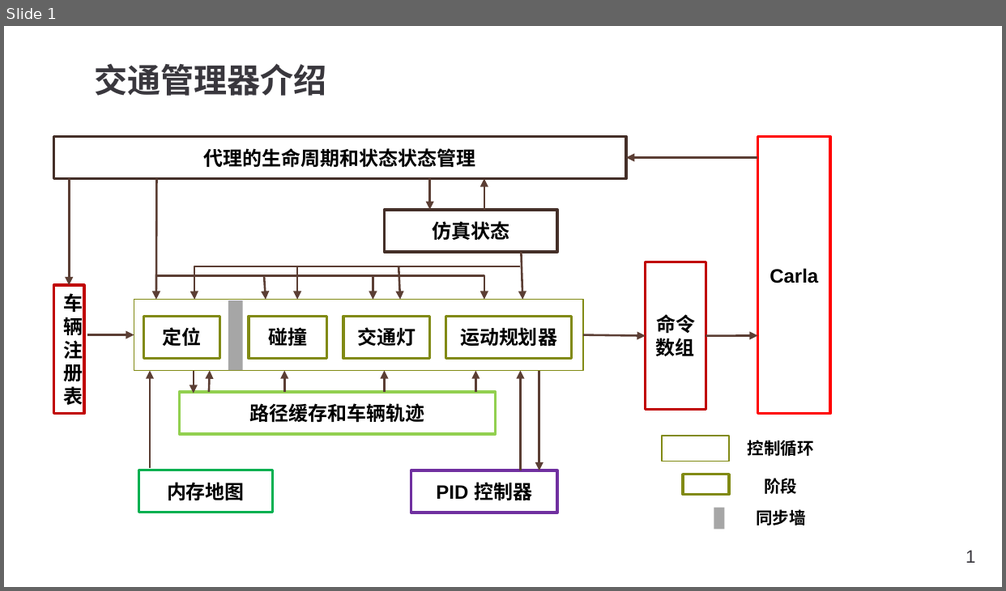
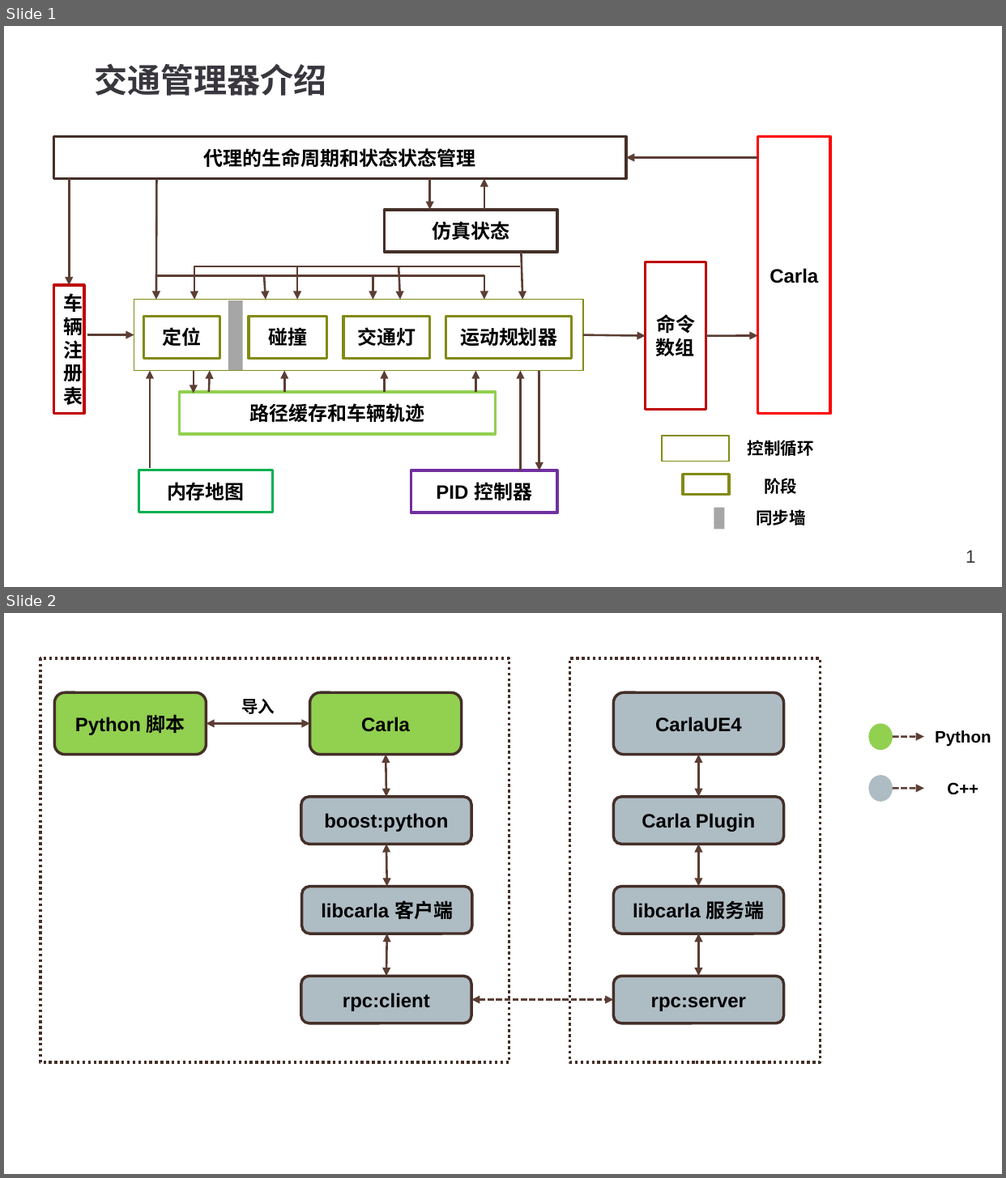
Before and after one commit to OpenHUTB/carla_doc, a slide deck: docs/img/Carla.pptx. Shown one above the other, each under a label of ours: slide 1 before the commit, slides 1 and 2 after it. The pictures are 1006x591 and 1006x1178 pixels, drawn with LibreOffice and Linux fonts; fonts in the diff are those of the drawing. Boxes give left, top, right and bottom in pixels: in the first picture for what was removed or moved away, otherwise in the second. Text is boxed around its words. In the diff, an @@ line names an element or a change of style, - is before the commit and + after.

```diff
--- a/docs/img/Carla.pptx
+++ b/docs/img/Carla.pptx
@@ slide 2 added at (x1=4, y1=613, x2=1002, y2=1174), background #FFFFFF @@
@@ rectangle added at (x1=41, y1=659, x2=510, y2=1063), outline #452F29 2 pt dashed @@
@@ rectangle added at (x1=570, y1=659, x2=820, y2=1063), outline #452F29 2 pt dashed @@
@@ rounded rectangle added at (x1=55, y1=693, x2=206, y2=755), fill #92D050, outline #452F29 2 pt, 14 pt, text #000000, bold @@
+Python 脚本
@@ text added at (x1=241, y1=699, x2=275, y2=714), 12 pt, text #000000, bold @@
+导入
@@ rounded rectangle added at (x1=310, y1=693, x2=462, y2=755), fill #92D050, outline #452F29 2 pt, 14 pt, text #000000, bold @@
+Carla
@@ rounded rectangle added at (x1=614, y1=693, x2=784, y2=755), fill #AEBCC4, outline #452F29 2 pt, 14 pt, text #000000, bold @@
+CarlaUE4
@@ double arrow added from (206, 724) to (310, 724), #5C3E35 1.5 pt @@
@@ ellipse added at (x1=868, y1=724, x2=892, y2=751), fill #92D050 @@
@@ text added at (x1=935, y1=730, x2=991, y2=747), 12 pt, text #000000, bold @@
+Python
@@ double arrow added from (386, 755) to (386, 797), #5C3E35 1.5 pt @@
@@ double arrow added from (698, 797) to (698, 755), #5C3E35 1.5 pt @@
@@ arrow added from (892, 737) to (924, 737), #5C3E35 1.5 pt dashed @@
@@ ellipse added at (x1=868, y1=775, x2=892, y2=802), fill #AEBCC4 @@
@@ text added at (x1=947, y1=782, x2=978, y2=795), 12 pt, text #000000, bold @@
+C++
@@ rounded rectangle added at (x1=301, y1=797, x2=472, y2=844), fill #AEBCC4, outline #452F29 2 pt, 14 pt, text #000000, bold @@
+boost:python
@@ rounded rectangle added at (x1=614, y1=797, x2=784, y2=844), fill #AEBCC4, outline #452F29 2 pt, 14 pt, text #000000, bold @@
+Carla Plugin
@@ arrow added from (892, 789) to (924, 789), #5C3E35 1.5 pt dashed @@
@@ double arrow added from (386, 845) to (387, 887), #5C3E35 1.5 pt @@
@@ double arrow added from (698, 887) to (698, 845), #5C3E35 1.5 pt @@
@@ rounded rectangle added at (x1=301, y1=887, x2=472, y2=933), fill #AEBCC4, outline #452F29 2 pt, 14 pt, text #000000, bold @@
+libcarla 客户端
@@ rounded rectangle added at (x1=614, y1=887, x2=784, y2=933), fill #AEBCC4, outline #452F29 2 pt, 14 pt, text #000000, bold @@
+libcarla 服务端
@@ double arrow added from (387, 935) to (386, 976), #5C3E35 1.5 pt @@
@@ double arrow added from (698, 976) to (698, 935), #5C3E35 1.5 pt @@
@@ rounded rectangle added at (x1=301, y1=976, x2=472, y2=1023), fill #AEBCC4, outline #452F29 2 pt, 14 pt, text #000000, bold @@
+rpc:client
@@ rounded rectangle added at (x1=614, y1=976, x2=784, y2=1023), fill #AEBCC4, outline #452F29 2 pt, 14 pt, text #000000, bold @@
+rpc:server
@@ double arrow added from (471, 1000) to (614, 1000), #5C3E35 1.5 pt dashed @@
```
Also in this commit, not shown: 3 other files.
